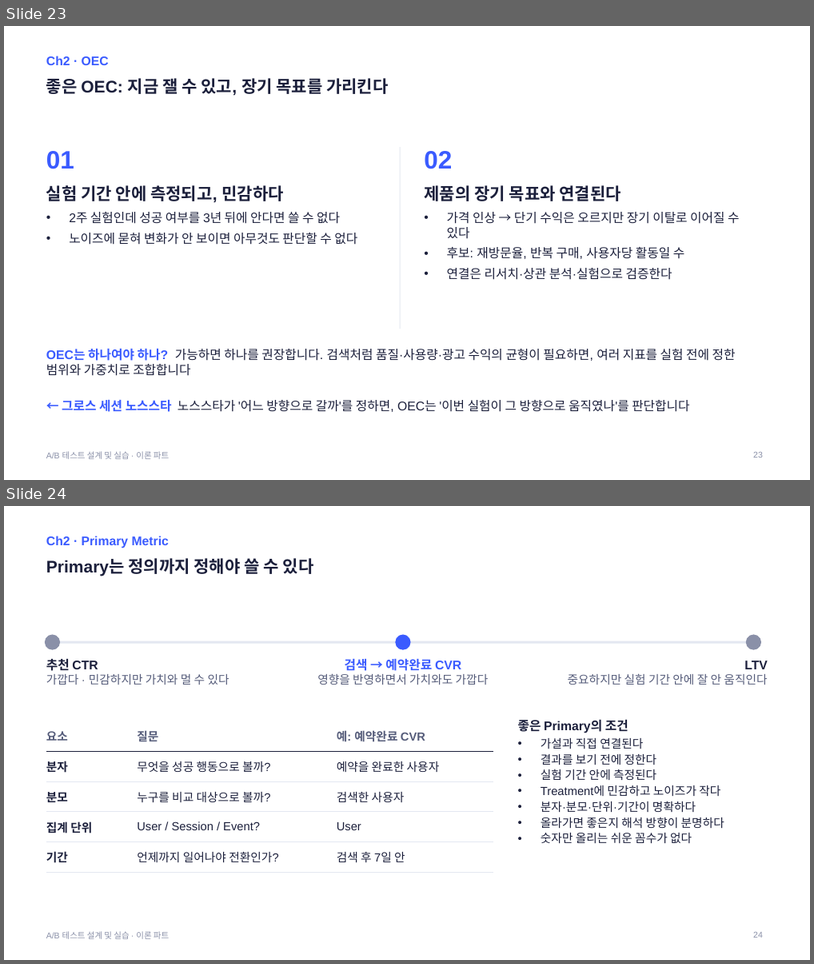
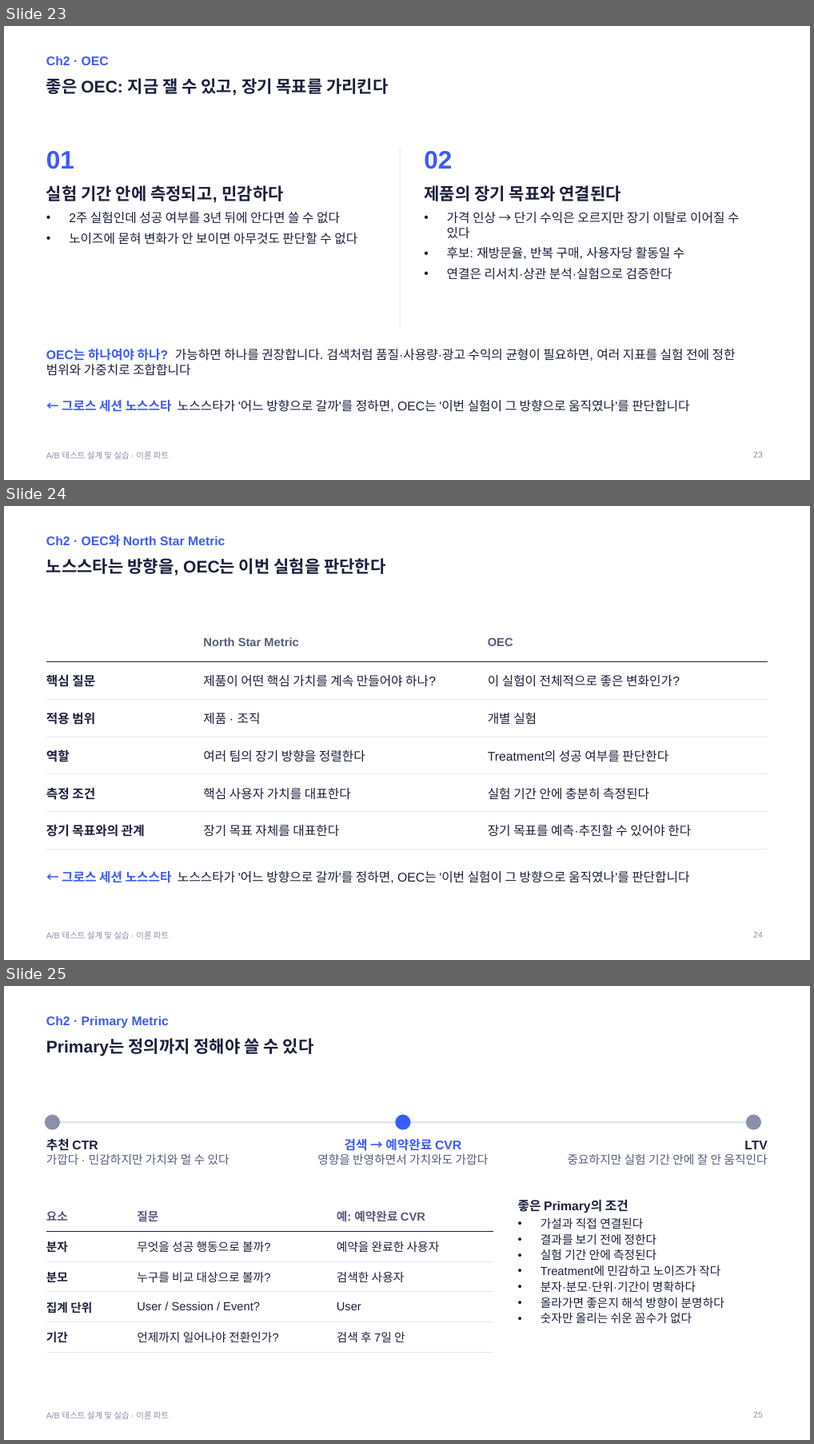
Before and after one commit to kkamret/quickmart-lab-rats, a slide deck: docs/lecture/ab-testing-theory.pptx. Shown one above the other, each under a label of ours: slides 23 and 24 before the commit, slides 23, 24 and 25 after it. The pictures are 814x964 and 814x1444 pixels, drawn with LibreOffice and Linux fonts; fonts in the diff are those of the drawing. Boxes give left, top, right and bottom in pixels: in the first picture for what was removed or moved away, otherwise in the second. Text is boxed around its words. In the diff, an @@ line names an element or a change of style, - is before the commit and + after.

Commit message:
docs: 이론 PPT에 위키 내용 전체 반영
- 시간 때문에 뺐던 NSM vs OEC, Secondary vs Driver 슬라이드 복원
- 세션 단위, 팀별 OEC와 토스 사례, 애자일·린 스타트업 슬라이드 추가
- 가이드 덱 제작 기록 갱신

Refs #10

```diff
--- a/docs/lecture/ab-testing-theory.pptx
+++ b/docs/lecture/ab-testing-theory.pptx
@@ slide 24 added at (x1=4, y1=506, x2=810, y2=960), background #FFFFFF; not listed: 1 template element that a slide beside it also shows @@
@@ text added at (x1=46, y1=536, x2=225, y2=547), 15 pt, text #3A5BFF, bold @@
+Ch2 · OEC와 North Star Metric
@@ title added at (x1=46, y1=558, x2=386, y2=576), 20 pt, text #1B1F3B, bold @@
+노스스타는 방향을, OEC는 이번 실험을 판단한다
@@ table added at (x1=46, y1=624, x2=768, y2=840), 6 rows, 3 columns @@
+ | North Star Metric | OEC
+핵심 질문 | 제품이 어떤 핵심 가치를 계속 만들어야 하나? | 이 실험이 전체적으로 좋은 변화인가?
+적용 범위 | 제품 · 조직 | 개별 실험
+역할 | 여러 팀의 장기 방향을 정렬한다 | Treatment의 성공 여부를 판단한다
+측정 조건 | 핵심 사용자 가치를 대표한다 | 실험 기간 안에 충분히 측정된다
+장기 목표와의 관계 | 장기 목표 자체를 대표한다 | 장기 목표를 예측·추진할 수 있어야 한다
@@ text added at (x1=62, y1=871, x2=690, y2=883), 15 pt, text #1B1F3B @@
+← 그로스 세션 노스스타 노스스타가 '어느 방향으로 갈까'를 정하면, OEC는 '이번 실험이 그 방향으로 움직였나'를 판단합니다
@@ page number added at (x1=754, y1=932, x2=763, y2=937), 10 pt, text #8A90A8 @@
+24
@@ what was slide 24 is now slide 25 @@
@@ page number at (x1=754, y1=1412, x2=763, y2=1417): text changed @@
-24
+25
```
Also in this commit, not shown: 6 slides changed, 4 other slides added, 1 other file.
